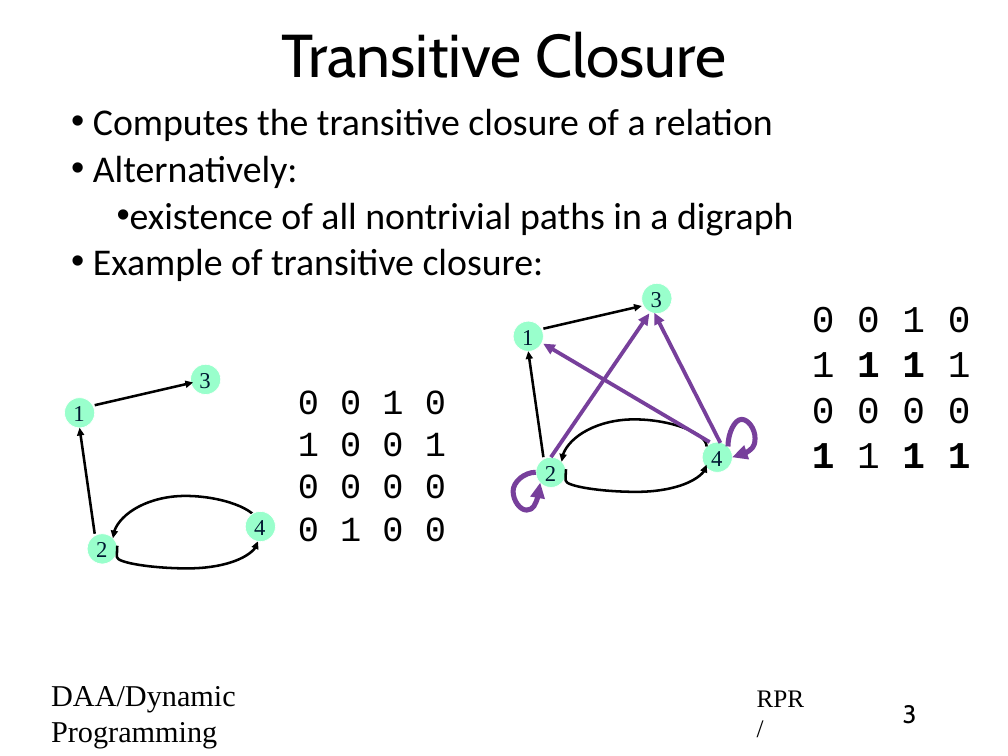
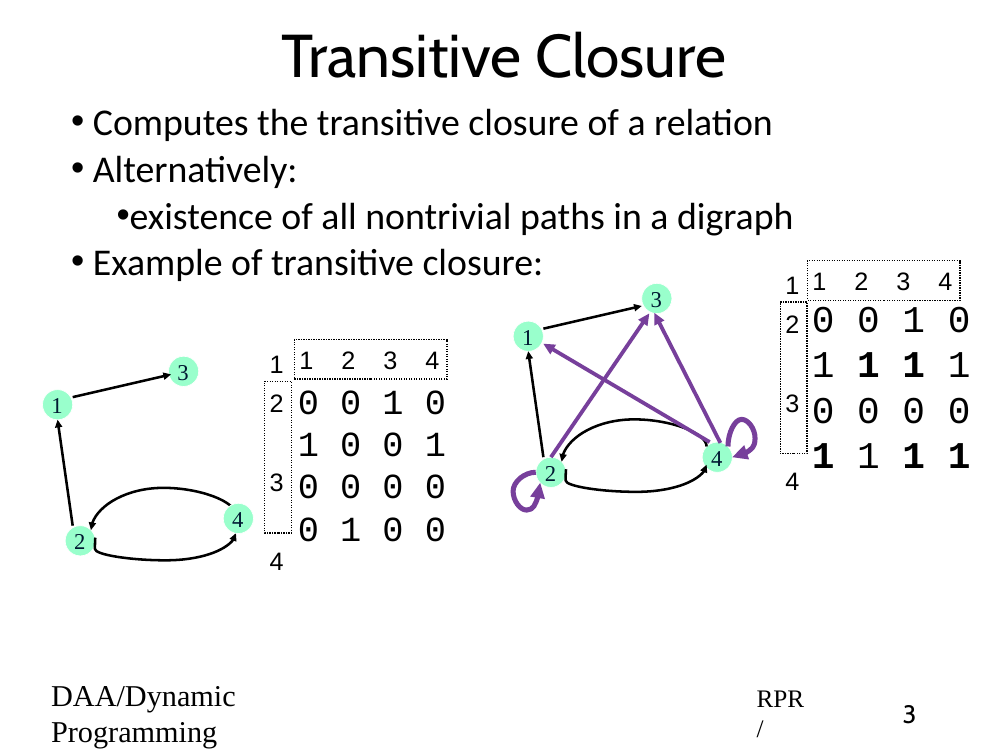
Before and after one commit to rprustagi/2019-17CS43-DAA, a slide deck: slide 3 of Slides-RPR/2019-H1-DAA-L33-DynProg-Warshall-Floyd.pptx. Drawn at 1008x756 pixels with LibreOffice and Linux fonts; fonts in the diff are those of the drawing. Boxes give left, top, right and bottom in pixels: in the first picture for what was removed or moved away, otherwise in the second. Text is boxed around its words. In the diff, an @@ line names an element or a change of style, - is before the commit and + after.

```diff
--- a/Slides-RPR/2019-H1-DAA-L33-DynProg-Warshall-Floyd.pptx
+++ b/Slides-RPR/2019-H1-DAA-L33-DynProg-Warshall-Floyd.pptx
@@ rectangle added at bbox=[807, 260, 960, 300], outline #000000 1 pt dashed, 20 pt, text #000000 @@
+1 2 3 4
@@ rectangle added at bbox=[780, 302, 807, 454], outline #000000 1 pt dashed, 20 pt, text #000000 @@
+1
+2
+3
+4
@@ rectangle added at bbox=[294, 339, 446, 379], outline #000000 1 pt dashed, 20 pt, text #000000 @@
+1 2 3 4
@@ 4 texts, 4 ellipses, 2 freeform shapes, 1 arrow: place and size @@
-4 texts, 4 ellipses, 2 freeform shapes, 1 arrow at bbox=[64, 365, 275, 569]
+4 texts, 4 ellipses, 2 freeform shapes, 1 arrow at bbox=[43, 357, 253, 561]
@@ rectangle added at bbox=[265, 381, 291, 533], outline #000000 1 pt dashed, 20 pt, text #000000 @@
+1
+2
+3
+4
@@ arrow moved from (94, 533) - (80, 428) to (73, 525) - (57, 420) @@
```
Also in this commit, not shown: 4 other slides changed, 8 other files.
